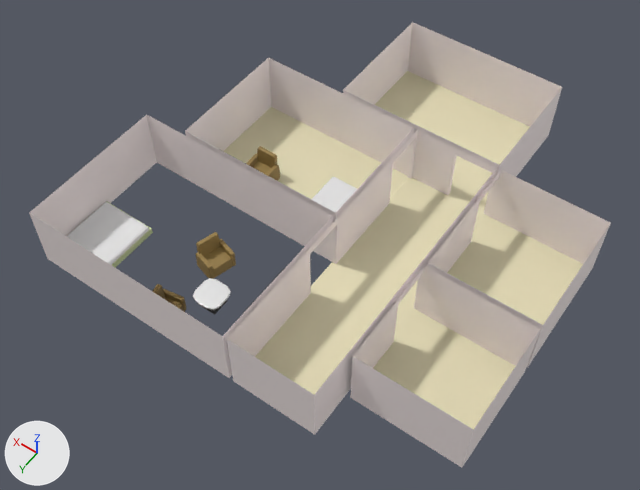
Renders of the FBX model Assets/Art/Models/cvartirafbx.fbx from each side of a commit.
One viewpoint serves both versions: a 50 mm lens placed at (-90.3, 83.8, 142.5), pointed at (-23.3, -10.0, -5.0). The lights are fixed; the arrows at lower left show +X, +Y and +Z. Where no turn or scale is listed for an object, it has been applied to the vertices.

The first picture shows 'Cube.001', 'Cube.003', 'Cube.004', 'Cube.005', 'Cube.008', 'bathroom', 'cladovka', 'coridor', 'kuhnia', 'my room', 'prihozh', 'zal'.
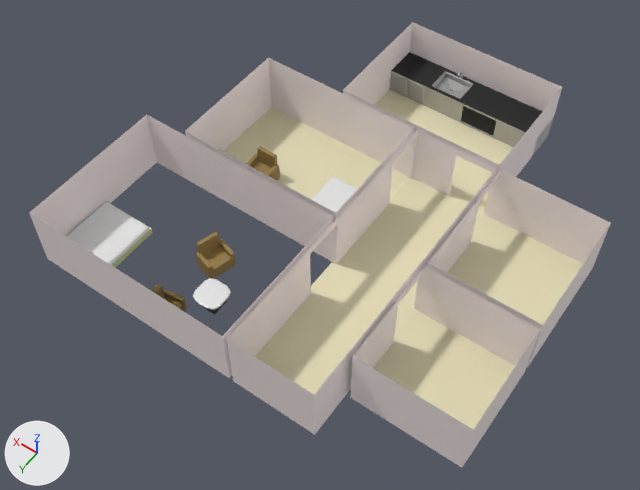
Location of each change, (x1, y1, x2, y2) in pixels of the pictures (640 x 490 px):
'Object', added
    after: (390, 52, 554, 156)
    faces in mat_material_017 (black #161616): (391, 52, 543, 132)
    faces in mat_material_016 (grey #b9b9b9): (390, 71, 554, 156)
'Cube.013', added (black)
    after: (461, 106, 496, 136)

The change, as a list of edits to the scene's bpy script:
```text
Add mat_material_022:
    mat_material_022 = principled_material('Material.022')
    mat_material_022.base_color = (0.00798, 0.00798, 0.00798)  # black #161616
    mat_material_022.roughness = 0.72
Add mat_material_016:
    mat_material_016 = principled_material('Material.016')
    mat_material_016.base_color = (0.483, 0.483, 0.483)  # grey #b9b9b9
    mat_material_016.metallic = 0.725
Add mat_material_017:
    mat_material_017 = principled_material('Material.017')
    mat_material_017.base_color = (0.00798, 0.00798, 0.00798)  # black #161616
    mat_material_017.roughness = 0.72
Add me_cube_015:
    me_cube_015.from_pydata([(-19.0, 2.25, -0.5), (-27.75, 2.25, -0.5), (-27.75, 2.25, 4.5), (-19.0, 2.25, 4.5)], [], [(1, 2, 3, 0)])
    me_cube_015.materials.append(mat_material_022)  # black #161616
Add me_cube_003:
    me_cube_003.from_pydata(...)  # 149 vertices, 138 faces; spans x -38.0..1.0, y -1.0..7.6, z -1.0..7.0
    # faces by material slot: [122, 16]
    me_cube_003.materials.append(mat_material_016)  # grey #b9b9b9
    me_cube_003.materials.append(mat_material_017)  # black #161616
Add ob_cube_013:
    ob_cube_013 = bpy.data.objects.new('Cube.013', me_cube_015)
    ob_cube_013.location = (-9.5, -62.5, -5.0)
Add ob_object:
    ob_object = bpy.data.objects.new('Object', me_cube_003)
    ob_object.location = (-9.5, -67.5, -5.0)
```
